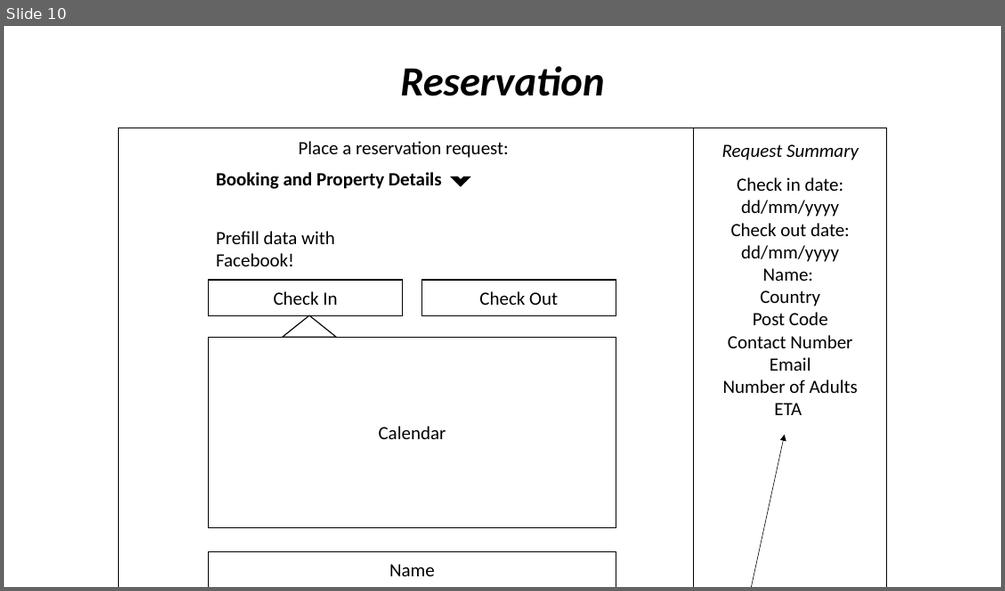
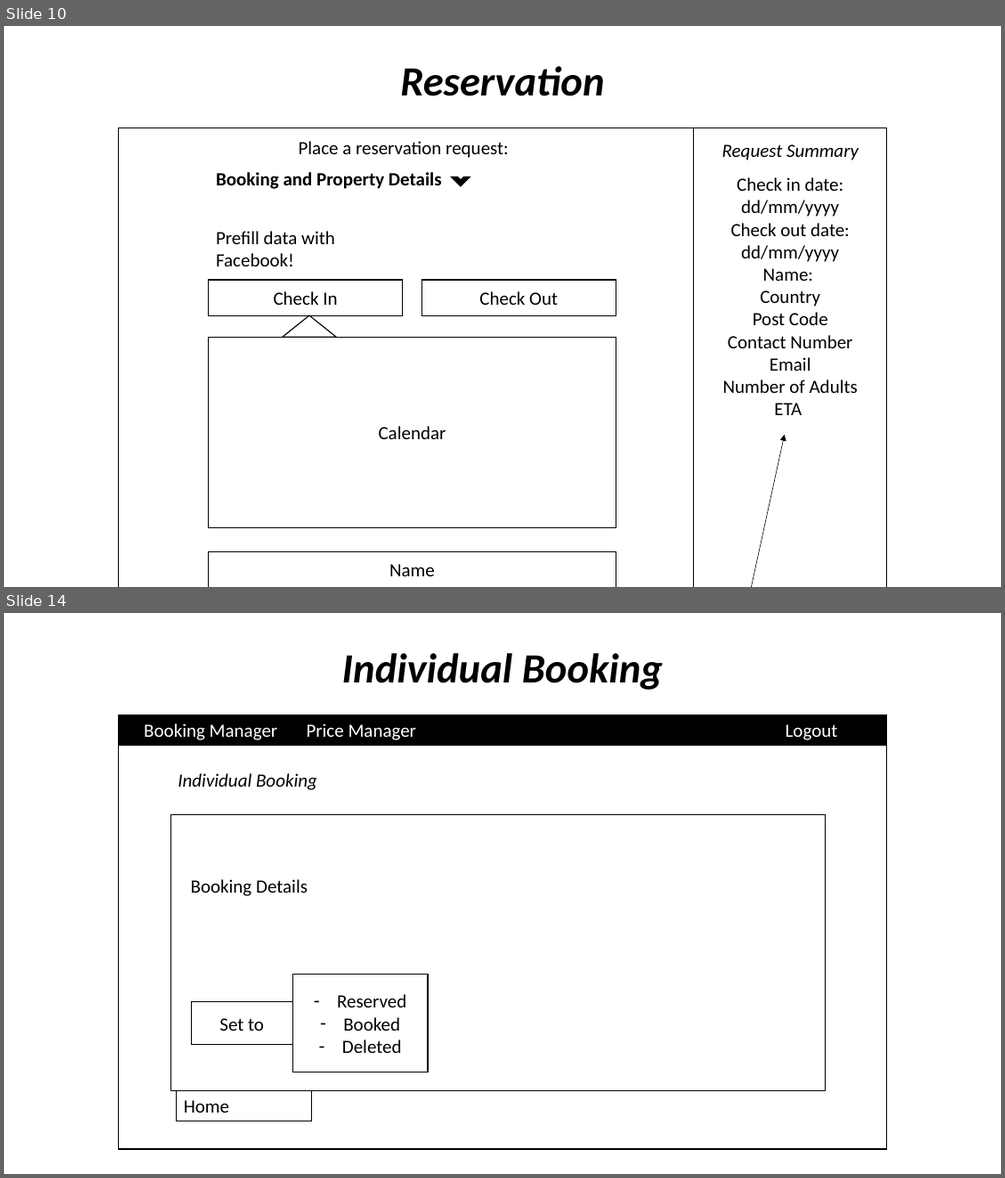
Before and after one commit to carlkassebaum/carob-cottage, a slide deck: documentation/flow_diagrams/Diagrams.pptx. Shown one above the other, each under a label of ours: slide 10 before the commit, slides 10 and 14 after it; the slides between them are not shown. The pictures are 1005x591 and 1005x1178 pixels, drawn with LibreOffice and Linux fonts; fonts in the diff are those of the drawing. Boxes give left, top, right and bottom in pixels: in the first picture for what was removed or moved away, otherwise in the second. Text is boxed around its words. In the diff, an @@ line names an element or a change of style, - is before the commit and + after.

Commit message:
Issue #1 - Finalising initial design documentation
The following design diagrams have been completed and added to the Diagrams.pttx and key_deisng_elements.docx file:
- Administrator Login
- Administrator Home Page
- Booking Manager
- Individual Booking Page
- Price Manager
- New Price Addition

This completes the design of the administrative component of the application.

```diff
--- a/documentation/flow_diagrams/Diagrams.pptx
+++ b/documentation/flow_diagrams/Diagrams.pptx
@@ slide 14 added at [4, 613, 1001, 1174], background #FFFFFF @@
@@ text added at [342, 653, 663, 690], 40 pt, text #000000, bold, italic @@
+Individual Booking
@@ rectangle added at [119, 714, 887, 1149], fill #FFFFFF, outline #000000 1 pt @@
@@ rectangle added at [119, 714, 887, 746], fill #000000, outline #000000 1 pt @@
@@ text added at [144, 723, 278, 740], 18 pt, text #FFFFFF @@
+Booking Manager
@@ text added at [307, 723, 416, 740], 18 pt, text #FFFFFF @@
+Price Manager
@@ text added at [785, 724, 838, 740], 18 pt, text #FFFFFF @@
+Logout
@@ text added at [178, 773, 317, 790], 18 pt, text #000000, italic @@
+Individual Booking
@@ rectangle added at [170, 815, 825, 1091], fill #FFFFFF, outline #000000 1 pt, 18 pt, text #000000 @@
+Booking Details
@@ rectangle added at [292, 974, 428, 1073], fill #FFFFFF, outline #000000 1 pt, 18 pt, text #000000 @@
+– Reserved
+– Booked
+– Deleted
@@ rectangle added at [191, 1001, 292, 1045], fill #FFFFFF, outline #000000 1 pt, 18 pt, text #000000 @@
+Set to
@@ rectangle added at [176, 1091, 311, 1121], fill #FFFFFF, outline #000000 1 pt, 18 pt, text #000000 @@
+Home
```
Also in this commit, not shown: 1 slide changed, 5 other slides added, 1 other file.
